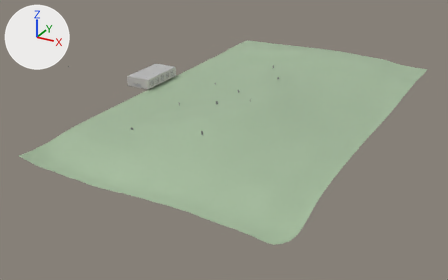
The FBX model Assets/Models/World.fbx as it was, and as the next commit left it.
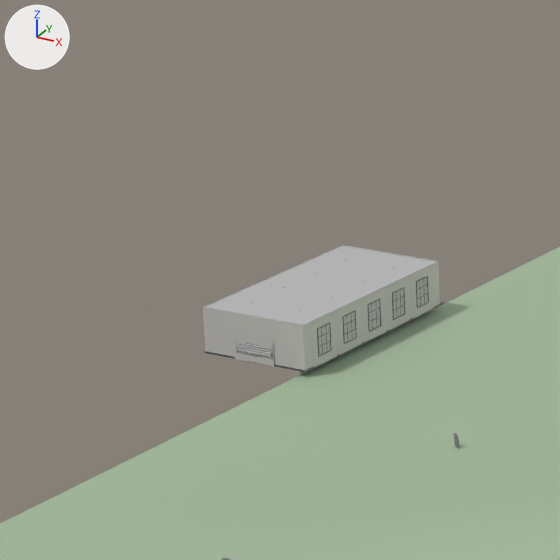
Each version appears first whole from a camera (50 mm lens) standing at (143.2, -199.3, 80.2) and looking at (35.6, -3.7, -17.6), and next in a close-up on the part from 19% to 45% of the width and 5% to 46% of the height. Lighting does not change. The marker at upper left points along +X, +Y and +Z. Where no turn or scale is listed for an object, it has been applied to the vertices.

Before the edit, the objects in view are built like this:
```python
me_mesh = bpy.data.meshes.new('Mesh')
me_mesh.from_pydata(...)  # 13017 vertices, 12986 faces; spans x -43.0..95.0, y -79.0..78.0, z -6.0..5.0
me_mesh.materials.append(mat_wall_hole)  # dark grey #585858
me_mesh.materials.append(mat_eurn_1)  # grey #bcbcbc
me_mesh.materials.append(mat_lambert23)  # dark grey #5c5c5c
me_mesh.materials.append(mat_lambert22)  # yellow #826800
me_mesh.materials.append(mat_crafting_table_color)  # brown #796d62
me_mesh.materials.append(mat_screwdriver_handle_color)  # beige #bca58d
me_mesh.materials.append(mat_screwdriver_metal_color)  # grey #bcbcbc
me_mesh.materials.append(mat_door_handle)  # dark grey #636363
me_mesh.materials.append(mat_light_shade)  # dark green #536d4d
me_mesh.materials.append(mat_lambert14)  # beige #fff0d5
me_mesh.materials.append(mat_light_cable)  # grey #747474
me_mesh.materials.append(mat_lamp_grey)  # dark grey #585858
me_mesh.materials.append(mat_lambert1)  # grey #bcbcbc
me_mesh.materials.append(mat_gravestone)  # grey #7e7e7e
me_mesh.materials.append(mat_grave_text)  # black #3f3f3f
me_mesh.materials.append(mat_grass)  # green #a5bc9d
me_mesh.materials.append(mat_blinn1)  # grey #bcbcbc
me_mesh.materials.append(mat_rollers)  # dark grey #676767
me_mesh.materials.append(mat_wall)  # light grey #c5c2be
me_mesh.materials.append(mat_door)  # dark grey #4c4841
ob_group10 = bpy.data.objects.new('group10', me_mesh)
ob_group10.location = (0.0, 0.0, 0.0)
```
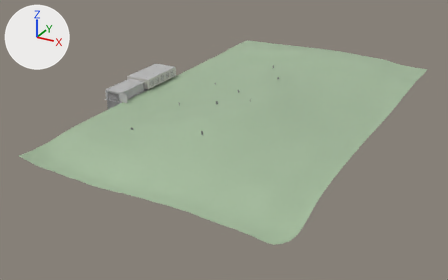
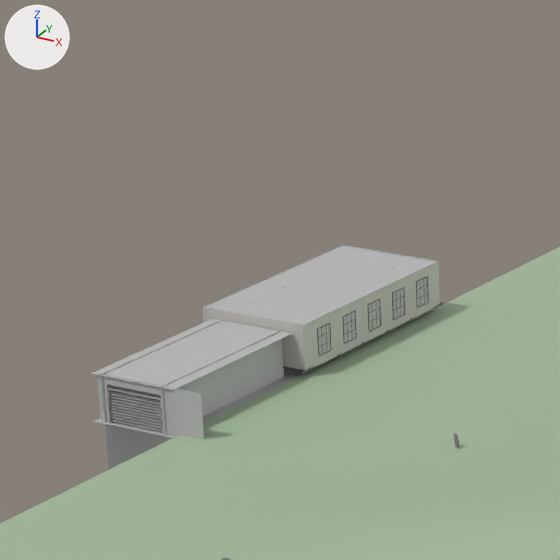
What differs and where, as boxes [x1, y1, x2, y2] in the close-ups (560 x 560 px; the box of a moved part takes in the faces that stretch with it):
part 1 of me_mesh, added: after [94, 355, 340, 438]
part 2 of me_mesh, added: after [162, 331, 284, 441]
part 3 of me_mesh, added: after [101, 319, 223, 469]
part 4 of me_mesh, added: after [91, 319, 292, 390]
part 5 of me_mesh, added: after [109, 390, 162, 433]
part 6 of me_mesh, added: after [97, 373, 204, 439]
part 7 of me_mesh, moved or reshaped: before [223, 324, 285, 366]; after [282, 250, 438, 363]

The change, as a list of edits to the scene's bpy script:
```text
Add mat_garage:
    mat_garage = principled_material('Garage')
    mat_garage.base_color = (0.278, 0.278, 0.278)  # grey #909090
Add mat_carrying_light_bulb:
    mat_carrying_light_bulb = principled_material('Carrying:Light_Bulb')
    mat_carrying_light_bulb.base_color = (1.0, 0.873, 0.667)  # beige #fff0d5
    mat_carrying_light_bulb.emission_color = (0.618, 0.618, 0.618)  # light grey #cecece
    mat_carrying_light_bulb.emission_strength = 1.0
Change me_mesh:
    used by ob_group10; location = (0.0, 0.0, 0.0)
    remove me_mesh.from_pydata(...)  # 13017 vertices, 12986 faces; spans x -43.0..95.0, y -79.0..78.0, z -6.0..5.0
    add me_mesh.from_pydata(...)  # 14480 vertices, 14170 faces; spans x -5.0..95.0, y -79.0..78.0, z -6.0..5.0
    me_mesh part 1: the loose piece of 121 vertices spanning x -5.0..5.0, y -10.0..10.0, z 0.0 is copied, and the copy is scaled about its middle by (0.797, 1.13, 1.13), then moved by (0.0, -15.0, -1.0), in mat_lambert1 (grey #bcbcbc); it spans x -4.0..4.0, y -26.0..-3.0, z -1.0
    me_mesh part 2: the loose piece of 121 vertices spanning x -5.0..5.0, y -10.0..10.0, z 4.0 is copied, and the copy is turned 90 degrees about the y axis through its middle and scaled by 0.785, then moved by (3.0, -18.0, -5.0); it spans x 3.0, y -26.0..-10.0, z -5.0..3.0
    me_mesh part 3: the loose piece of 121 vertices spanning x -5.0..5.0, y 10.0, z 0.0..4.0 is copied, and the copy is turned 90 degrees about the z axis through its middle and scaled by 1.62, then moved by (-3.0, -28.0, -3.0); it spans x -3.0, y -26.0..-10.0, z -5.0..3.0
    me_mesh part 4: the loose piece of 121 vertices spanning x -5.0..5.0, y -10.0..10.0, z 4.0 is copied, and the copy is scaled about its middle by (0.797, 0.783, 0.799), then moved by (0.0, -18.0, -1.0); it spans x -4.0..4.0, y -26.0..-10.0, z 3.0
    me_mesh part 5: a new loose piece of 390 vertices spanning x -3.0..3.0, y -26.0..-25.0, z -1.0..2.0, in mat_garage (grey #909090)
    me_mesh part 6: a new loose piece of 259 vertices spanning x -3.0..7.0, y -26.0..-25.0, z -1.0..3.0
    me_mesh part 7: 1095 vertices moved from x -2.0..3.0, y -10.0..10.0, z 1.0..2.0 to x -2.0..4.0, y -10.0..10.0, z 1.0..2.0; 104 vertices removed from x -2.0..3.0, y -10.0..10.0, z 0.0..2.0; 176 vertices added at x -1.0..4.0, y -8.0..10.0, z 0.0..4.0
    remove me_mesh.materials.append(mat_lambert14)  # beige #fff0d5
    add me_mesh.materials.append(mat_carrying_light_bulb)  # beige #fff0d5
    add me_mesh.materials.append(mat_garage)  # grey #909090
```
